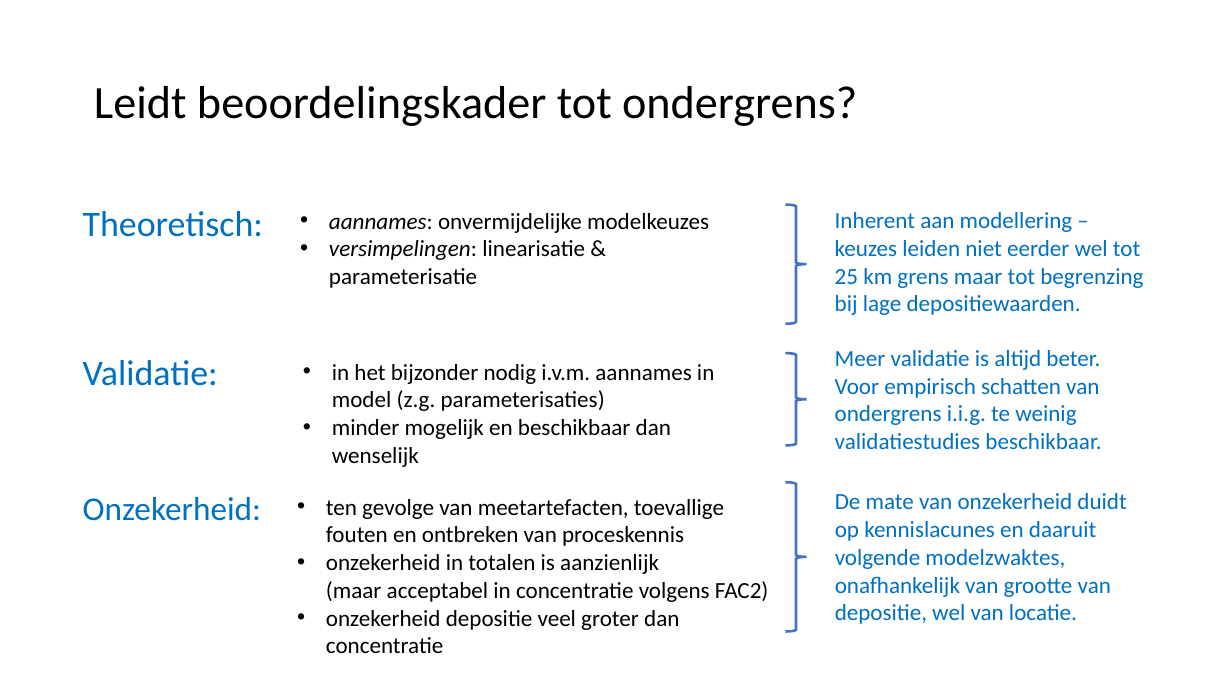
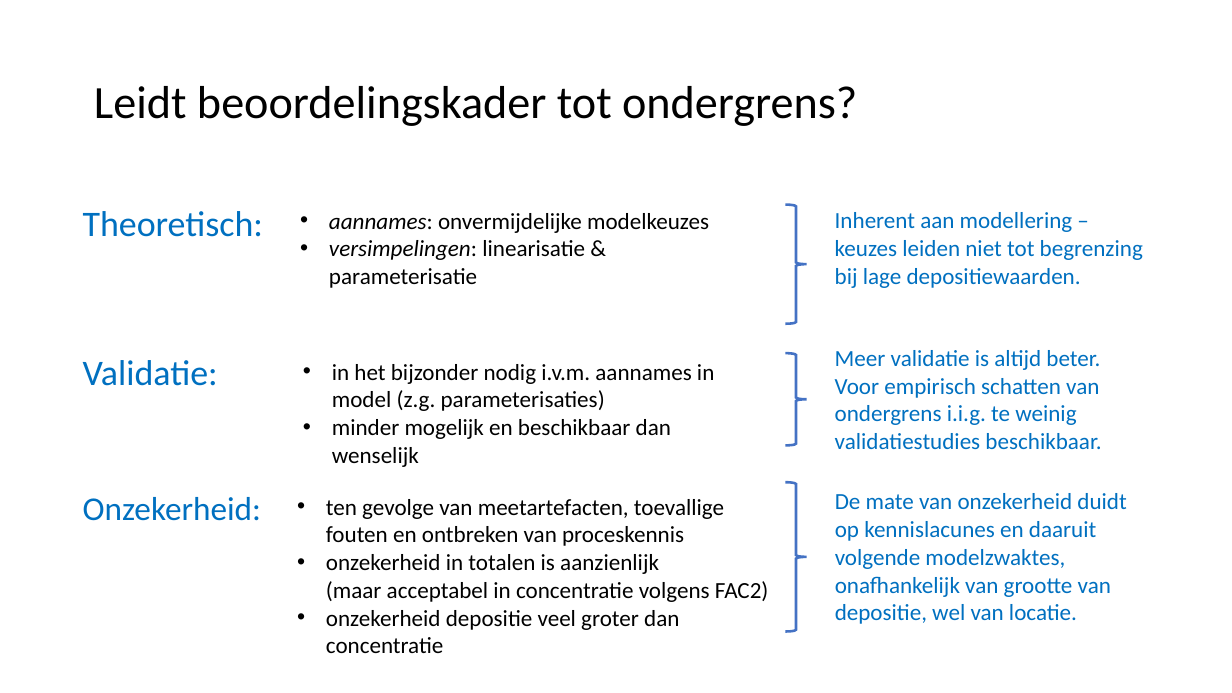
Before and after one commit to emielvanloon/stikstof_ondergrens, a slide deck: slide 10 of persbriefing_20240828.pptx. Drawn at 1232x693 pixels with LibreOffice and Linux fonts; fonts in the diff are those of the drawing. Boxes give left, top, right and bottom in pixels: in the first picture for what was removed or moved away, otherwise in the second. Text is boxed around its words. In the diff, an @@ line names an element or a change of style, - is before the commit and + after.

```diff
--- a/persbriefing_20240828.pptx
+++ b/persbriefing_20240828.pptx
@@ text at bbox=[835, 212, 1143, 288]: text changed @@
-Inherent aan modellering – keuzes leiden niet eerder wel tot 25 km grens maar tot begrenzing bij lage depositiewaarden.
+Inherent aan modellering – keuzes leiden niet tot begrenzing bij lage depositiewaarden.
```
Also in this commit, not shown: 3 other slides changed.
